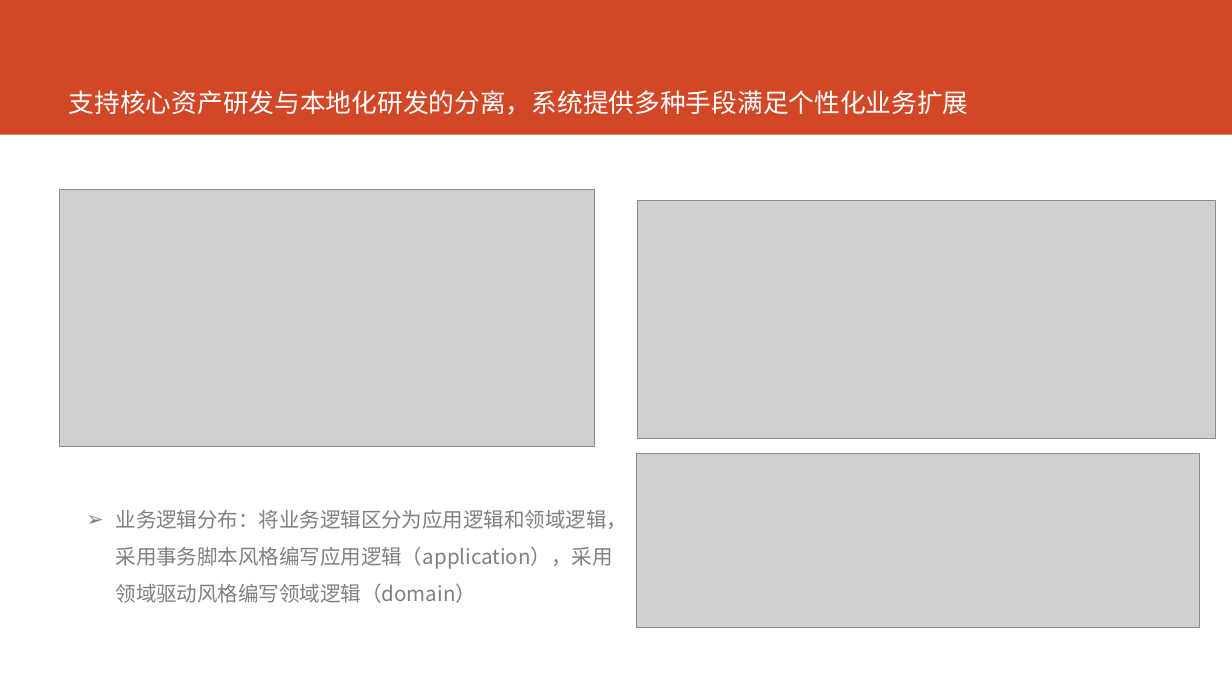
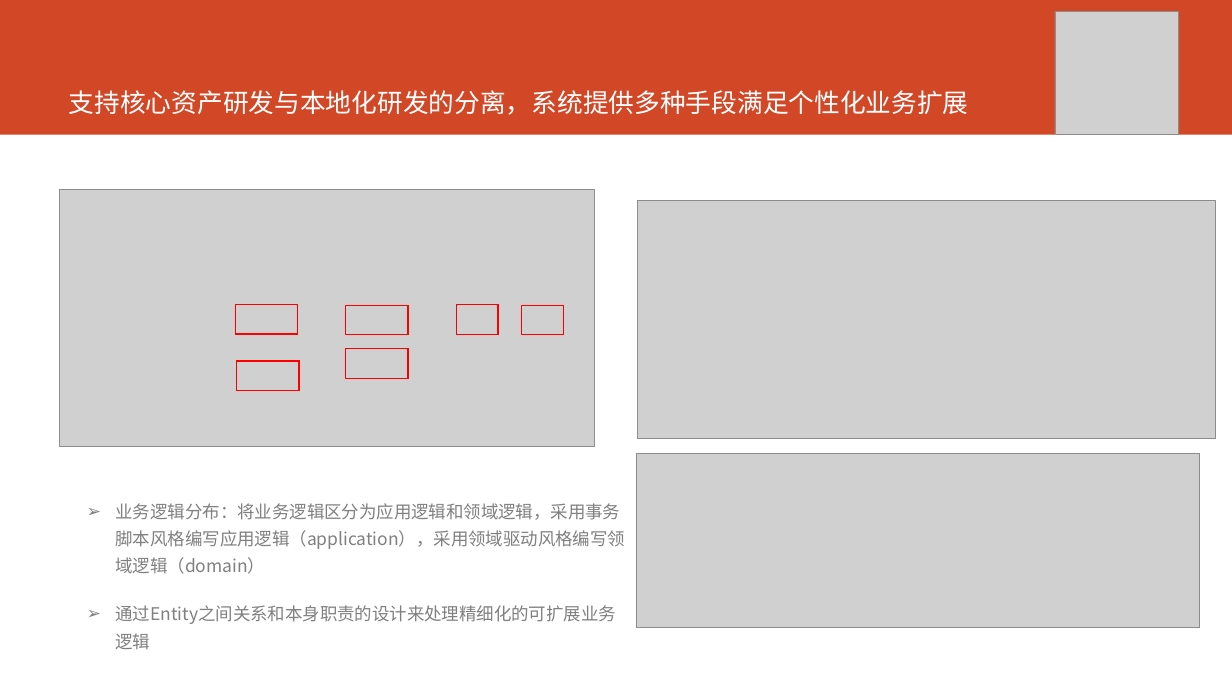
Before and after one commit to AppSecAI-TEST/hospital, a slide deck: slide 10 of doc/EVE新一代HIS核心系统.pptx. Drawn at 1232x693 pixels with LibreOffice and Linux fonts; fonts in the diff are those of the drawing; grey boxes stand for pictures. Boxes give left, top, right and bottom in pixels: in the first picture for what was removed or moved away, otherwise in the second. Text is boxed around its words. In the diff, an @@ line names an element or a change of style, - is before the commit and + after.

```diff
--- a/doc/EVE新一代HIS核心系统.pptx
+++ b/doc/EVE新一代HIS核心系统.pptx
@@ picture added at <box>1055,11,1178,134</box> @@
@@ rectangle added at <box>236,305,298,335</box>, outline #FF0000 1 pt @@
@@ rectangle added at <box>346,305,408,335</box>, outline #FF0000 1 pt @@
@@ rectangle added at <box>457,305,498,335</box>, outline #FF0000 1 pt @@
@@ rectangle added at <box>521,305,563,335</box>, outline #FF0000 1 pt @@
@@ rectangle added at <box>346,348,408,378</box>, outline #FF0000 1 pt @@
@@ rectangle added at <box>237,361,299,391</box>, outline #FF0000 1 pt @@
@@ text at <box>116,503,626,574</box>: size 16 to 13.6 pt in "业务逻辑分布：将业务逻辑区分为应用逻辑和领域逻辑，采用事务脚本风格编写应用逻辑（application），采用领域驱动风 ..."; line spacing 1.5 to 1.3 @@
@@ text at <box>116,605,616,624</box>: paragraph added @@
+➢ 通过Entity之间关系和本身职责的设计来处理精细化的可扩展业务逻辑
```
Also in this commit, not shown: 5 other slides changed.
